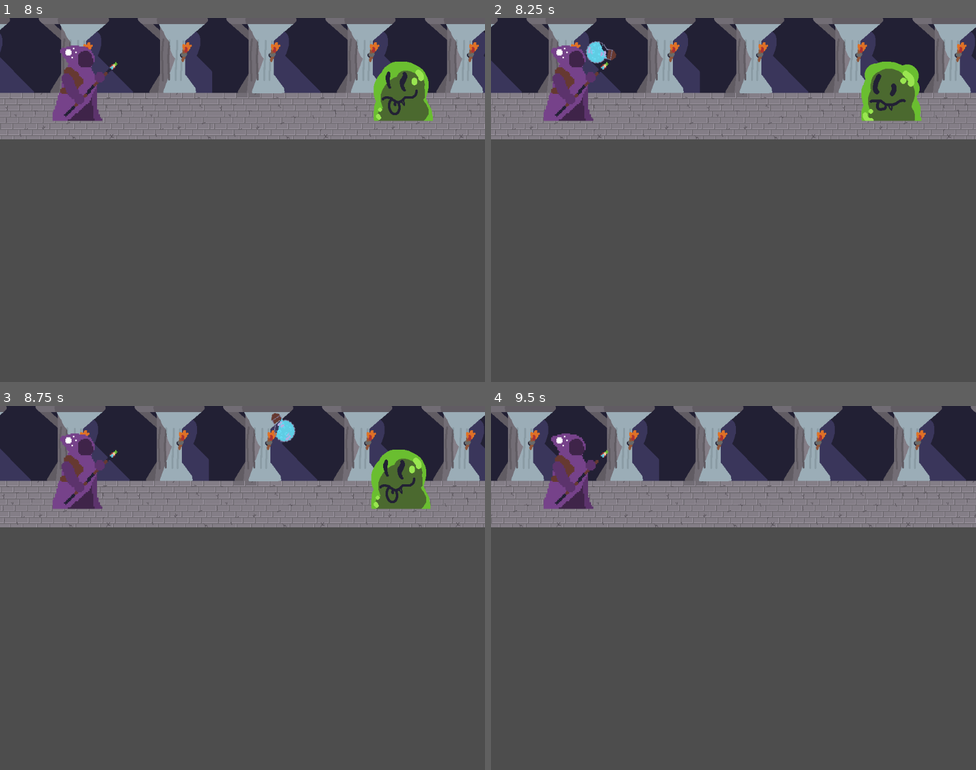
Above: before the commit, frames 1-4 (two rows, left to right).
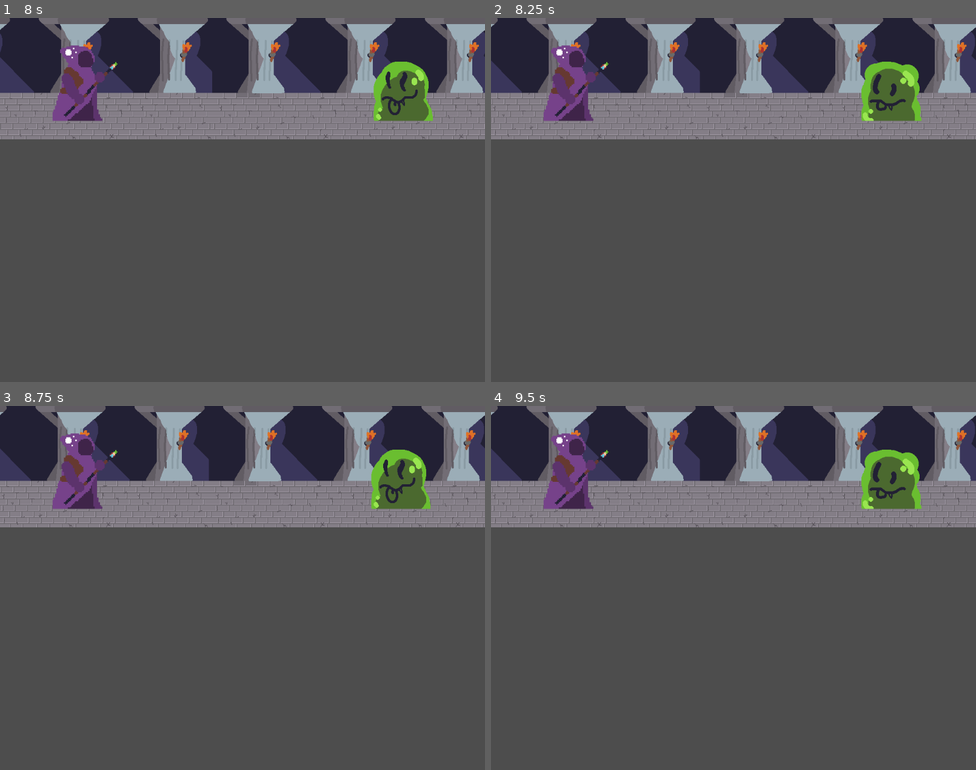
Above: after the commit, the same moments.

Repository: Mr-GEM-Bones/Cauldron-Game
Game: Godot game, scene res://Scenes/overworld/overworld.tscn
The game is run twice, just before and just after one commit, with the same random seed, the same clock (stepped at 60 frames per second) and the same inputs. The project has no main scene, so this scene is started directly.
Inputs (mouse positions are in pixels of both pictures, inside the frame that each line leads up to):
- Up to frame 1 (8 s): tap Enter at 0.5 s; move the mouse to (349, 181) at 0.52 s; hold Right (ui_right) 0.53-1.25 s; hold T 0.53-1.25 s; click (349, 181) at 0.67 s; tap W at 0.77, 3.77, 6.77 s; drag from (145, 218) to (218, 272) at 1.27 s; move the mouse to (291, 119) at 2.02 s; hold Left (ui_left) 2.03-2.75 s; hold T 2.03-2.75 s; drag from (218, 272) to (97, 145) at 2.77 s; move the mouse to (388, 254) at 3.52 s; hold Right (ui_right) 3.53-4.25 s; hold T 3.53-4.25 s; drag from (97, 145) to (169, 109) at 4.27 s; move the mouse to (266, 200) at 5.02 s; hold Right (ui_right) 5.03-5.75 s; hold T 5.03-5.75 s; click (266, 200) at 5.17 s; drag from (169, 109) to (145, 218) at 5.77 s; move the mouse to (349, 181) at 6.52 s; hold Left (ui_left) 6.53-7.25 s; hold T 6.53-7.25 s; drag from (145, 218) to (218, 272) at 7.27 s
- Up to frame 2 (8.25 s): move the mouse to (782, 119) at 8.02 s; hold Right (ui_right) from 8.03 s (still down); hold T from 8.03 s (still down)
- Up to frame 3 (8.75 s): keep holding Right (ui_right); keep holding T
- Up to frame 4 (9.5 s): release Right (ui_right) at 8.75 s; release T at 8.75 s; drag from (709, 660) to (588, 533) at 8.77 s

Frame 1 is identical in both runs. In frame 2, 0.2% of the frame differs, in the area x 19-26%, y 6-13%; in frame 3, 0.2%; in frame 4, 19%, in the area x 0-100%, y 0-34%.

Commit message:
Updated functions

Diff:
--- a/Scenes/overworld/overworld.gd
+++ b/Scenes/overworld/overworld.gd
@@ -12,17 +12,11 @@
 
 # Called every frame. 'delta' is the elapsed time since the previous frame.
 func _process(delta):
-
-	#toggle combat
-
-
 	#make background move while walking
 	if walking == true:
 		$ParallaxBackground.scroll_offset.x -= 200 * delta
 
 func _input(_ev):
-	#start and stop walking
-
 	#if Input.is_key_pressed(KEY_W):
 	#	if walking == true:
 	#		walking = false
@@ -30,29 +24,44 @@
 	#		walking = true
 
 	#throw poiton
-	if Input.is_key_pressed(KEY_T) and combat == true and potion_anim.is_playing() == false:
-		$Wizard.throw_potion()
+	#if Input.is_key_pressed(KEY_T) and combat == true and potion_anim.is_playing() == false:
+	#	$Wizard.throw_potion()
+	pass
 
+# Wizard throws the potion
+func potion():
+	$Wizard.throw_potion()
 
-func end_combat():
-	timer.wait_time = 6
-	combat = false
-	enemy_anim.play("RESET")
-	walking = true
-	timer.paused = false
-	print(timer.wait_time)
-
-
-func _on_enemy_timer_timeout():
+# Call to start combat
+func start_combat():
+	print("Combat started")
 	enemy_anim.play("enemy_animation")
 	timer.paused = true
+	print("Timer paused")
 
+# Calls when enemy is done with intro animation
 func _on_enemy_animation_animation_finished(anim_name):
 	if anim_name == "enemy_animation":
 		combat = true
 		walking = false
 		print(anim_name)
 
+# Call to end combat
+func end_combat():
+	print("Combat ended")
+	timer.wait_time = 6
+	combat = false
+	enemy_anim.play("RESET")
+	walking = true
+	timer.paused = false
+	print("Timer reset")
 
+# Start combat when timer ends
+func _on_enemy_timer_timeout():
+	start_combat()
+
+# End combat when wizard sends signal
 func _on_wizard_sig_end_combat():
 	end_combat()
+
+#GEM 01/04/2024
--- a/Scenes/overworld/overworld.tscn
+++ b/Scenes/overworld/overworld.tscn
@@ -12,6 +12,33 @@
 "points": PackedVector2Array(0, 0, 0, 0, -4, 10, -272.357, 0.943874, 272.357, -0.943874, 420, -90, 0, 0, 0, 0, 820, 10)
 }
 point_count = 3
+
+[sub_resource type="Animation" id="Animation_i6fsv"]
+length = 0.001
+tracks/0/type = "value"
+tracks/0/imported = false
+tracks/0/enabled = true
+tracks/0/path = NodePath("PathFollow2D:progress_ratio")
+tracks/0/interp = 1
+tracks/0/loop_wrap = true
+tracks/0/keys = {
+"times": PackedFloat32Array(0),
+"transitions": PackedFloat32Array(1),
+"update": 0,
+"values": [0.0]
+}
+tracks/1/type = "value"
+tracks/1/imported = false
+tracks/1/enabled = true
+tracks/1/path = NodePath("PathFollow2D/ThrownPotion:rotation")
+tracks/1/interp = 1
+tracks/1/loop_wrap = true
+tracks/1/keys = {
+"times": PackedFloat32Array(0),
+"transitions": PackedFloat32Array(1),
+"update": 0,
+"values": [0.0]
+}
 
 [sub_resource type="Animation" id="Animation_2qnr1"]
 resource_name = "potion_throw"
@@ -40,33 +67,6 @@
 "values": [0.0, 6.98132]
 }
 
-[sub_resource type="Animation" id="Animation_i6fsv"]
-length = 0.001
-tracks/0/type = "value"
-tracks/0/imported = false
-tracks/0/enabled = true
-tracks/0/path = NodePath("PathFollow2D:progress_ratio")
-tracks/0/interp = 1
-tracks/0/loop_wrap = true
-tracks/0/keys = {
-"times": PackedFloat32Array(0),
-"transitions": PackedFloat32Array(1),
-"update": 0,
-"values": [0.0]
-}
-tracks/1/type = "value"
-tracks/1/imported = false
-tracks/1/enabled = true
-tracks/1/path = NodePath("PathFollow2D/ThrownPotion:rotation")
-tracks/1/interp = 1
-tracks/1/loop_wrap = true
-tracks/1/keys = {
-"times": PackedFloat32Array(0),
-"transitions": PackedFloat32Array(1),
-"update": 0,
-"values": [0.0]
-}
-
 [sub_resource type="AnimationLibrary" id="AnimationLibrary_0kowt"]
 _data = {
 "RESET": SubResource("Animation_i6fsv"),
@@ -78,6 +78,21 @@
 "points": PackedVector2Array(0, 0, 0, 0, 278, 0, 0, 0, 0, 0, 0, 0)
 }
 point_count = 2
+
+[sub_resource type="Animation" id="Animation_5fbgw"]
+length = 0.001
+tracks/0/type = "value"
+tracks/0/imported = false
+tracks/0/enabled = true
+tracks/0/path = NodePath("EnemyPathFollow:progress_ratio")
+tracks/0/interp = 1
+tracks/0/loop_wrap = true
+tracks/0/keys = {
+"times": PackedFloat32Array(0),
+"transitions": PackedFloat32Array(1),
+"update": 0,
+"values": [0.0]
+}
 
 [sub_resource type="Animation" id="Animation_lepx1"]
 resource_name = "enemy_animation"
@@ -93,21 +108,6 @@
 "transitions": PackedFloat32Array(1, 1),
 "update": 0,
 "values": [0.0, 1.0]
-}
-
-[sub_resource type="Animation" id="Animation_5fbgw"]
-length = 0.001
-tracks/0/type = "value"
-tracks/0/imported = false
-tracks/0/enabled = true
-tracks/0/path = NodePath("EnemyPathFollow:progress_ratio")
-tracks/0/interp = 1
-tracks/0/loop_wrap = true
-tracks/0/keys = {
-"times": PackedFloat32Array(0),
-"transitions": PackedFloat32Array(1),
-"update": 0,
-"values": [0.0]
 }
 
 [sub_resource type="AnimationLibrary" id="AnimationLibrary_oexum"]
@@ -144,13 +144,11 @@
 [node name="PathFollow2D" type="PathFollow2D" parent="Wizard/Path2D"]
 position = Vector2(-4, 10)
 rotation = -0.231616
-scale = Vector2(1, 1)
 loop = false
 
 [node name="ThrownPotion" parent="Wizard/Path2D/PathFollow2D" instance=ExtResource("4_epm0r")]
 visible = false
 position = Vector2(6.1887, -8.81476)
-scale = Vector2(1, 1)
 
 [node name="PotionAnimation" type="AnimationPlayer" parent="Wizard"]
 root_node = NodePath("../Path2D")
--- a/entities/wizard/wizard.gd
+++ b/entities/wizard/wizard.gd
@@ -7,19 +7,18 @@
 func _ready():
 	pass # Replace with function body.
 
-
 # Called every frame. 'delta' is the elapsed time since the previous frame.
 func _process(_delta):
 	pass
 
-
+#throws potion
 func throw_potion():
 	potion_sprite.visible = true
 	anim.play("potion_throw")
 	#if anim.animation_finished("potion_throw"):
 		#pass
 
-
+#ends combat when potion hits
 func _on_potion_animation_animation_finished(_anim_name):
 	potion_sprite.visible = false
 	emit_signal("sig_end_combat")
